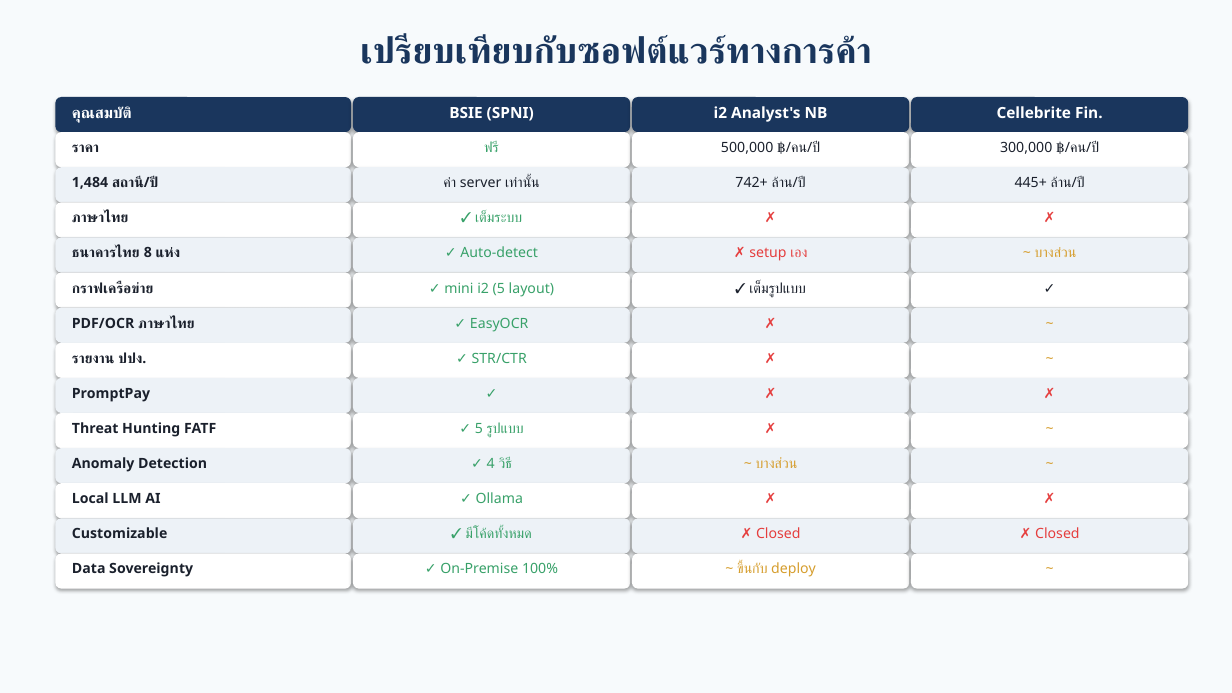
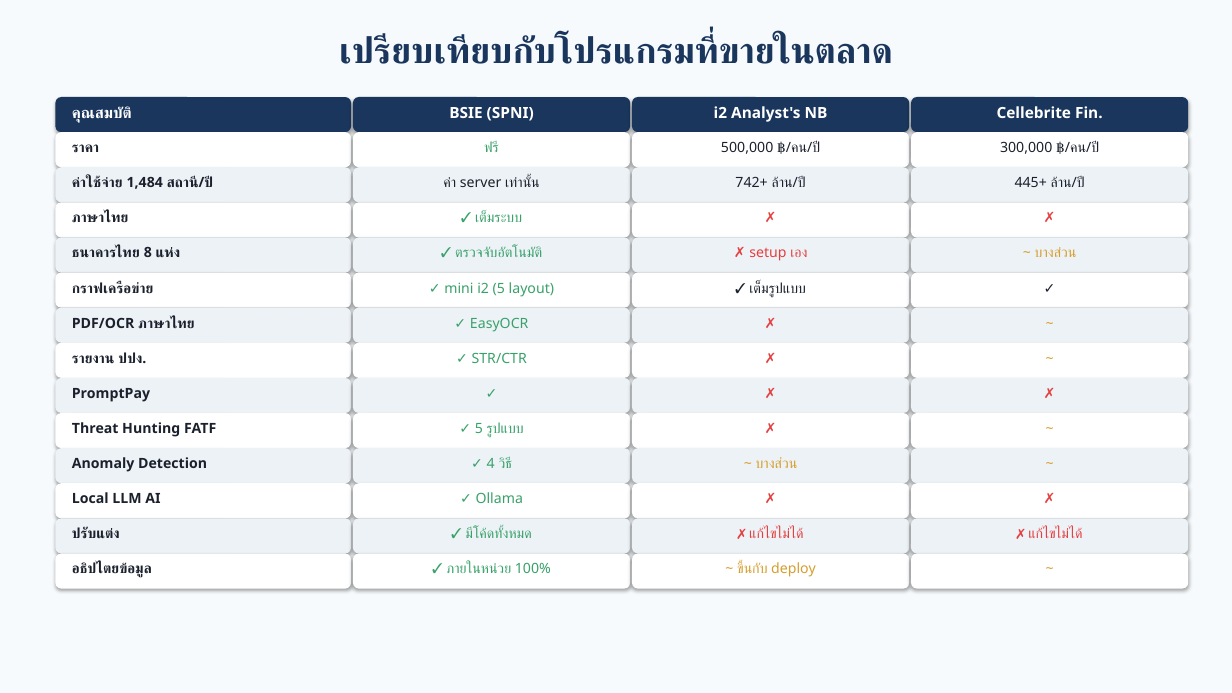
Before and after one commit to numsarai/Saraithong-BSIE, a slide deck: slide 18 of docs/SPNI_BSIE_Presentation.pptx. Drawn at 1232x693 pixels with LibreOffice and Linux fonts; fonts in the diff are those of the drawing. Boxes give left, top, right and bottom in pixels: in the first picture for what was removed or moved away, otherwise in the second. Text is boxed around its words. In the diff, an @@ line names an element or a change of style, - is before the commit and + after.

```diff
--- a/docs/SPNI_BSIE_Presentation.pptx
+++ b/docs/SPNI_BSIE_Presentation.pptx
@@ text at (339,35,893,64): text changed @@
-เปรียบเทียบกับซอฟต์แวร์ทางการค้า
+เปรียบเทียบกับโปรแกรมที่ขายในตลาด
@@ text at (72,175,211,189): text changed @@
-1,484 สถานี/ปี
+ค่าใช้จ่าย 1,484 สถานี/ปี
@@ text at (455,246,542,257): text changed @@
-✓ Auto-detect
+✓ ตรวจจับอัตโนมัติ
@@ text at (72,527,120,539): text changed @@
-Customizable
+ปรับแต่ง
@@ text at (749,527,803,538): text changed @@
-✗ Closed
+✗ แก้ไขไม่ได้
@@ text at (1028,527,1082,538): text changed @@
-✗ Closed
+✗ แก้ไขไม่ได้
@@ text at (72,562,152,578): text changed @@
-Data Sovereignty
+อธิปไตยข้อมูล
@@ text at (446,562,551,573): text changed @@
-✓ On-Premise 100%
+✓ ภายในหน่วย 100%
```
Also in this commit, not shown: 20 other slides changed, 2 other files.
